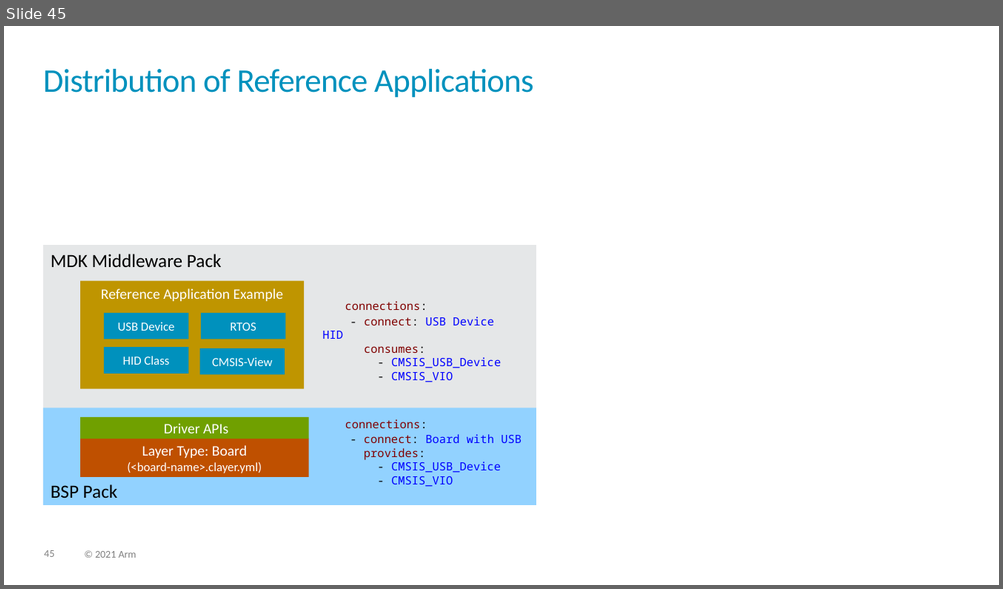
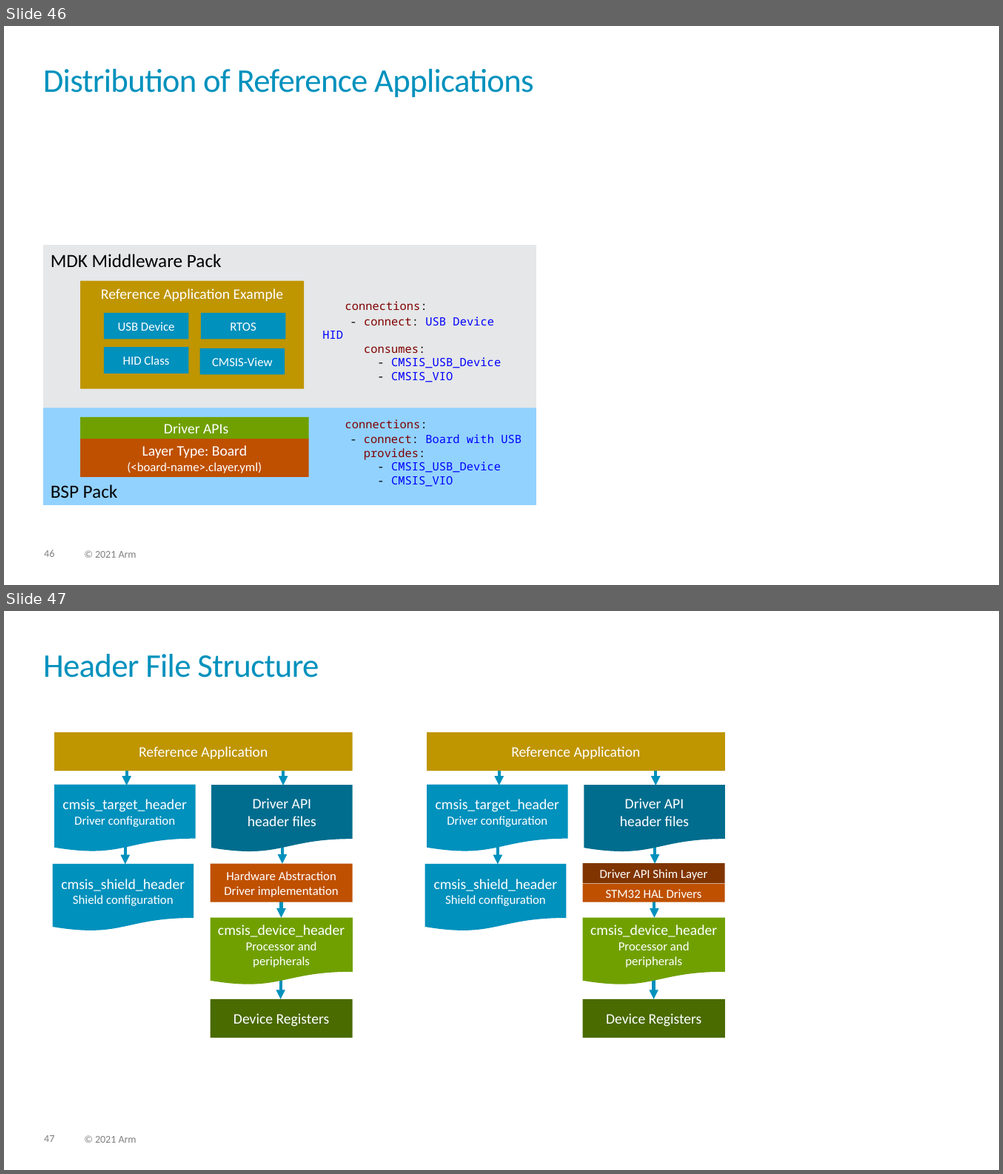
Before and after one commit to Open-CMSIS-Pack/cmsis-toolbox, a slide deck: docs/images/overview.pptx. Shown one above the other, each under a label of ours: slide 45 before the commit, slides 46 and 47 after it. The pictures are 1003x589 and 1003x1174 pixels, drawn with LibreOffice and Linux fonts; fonts in the diff are those of the drawing. Boxes give left, top, right and bottom in pixels: in the first picture for what was removed or moved away, otherwise in the second. Text is boxed around its words. In the diff, an @@ line names an element or a change of style, - is before the commit and + after.

Commit message:
Information about `cmsis_target_header` clearified

```diff
--- a/docs/images/overview.pptx
+++ b/docs/images/overview.pptx
@@ slide 47 added at bbox=[4, 611, 999, 1170], background #FFFFFF; not listed: 2 template elements that a slide beside it also shows @@
@@ title added at bbox=[43, 654, 318, 678], 32 pt, text #0091BD @@
+Header File Structure
@@ rectangle added at bbox=[54, 732, 353, 772], fill #BF9500, 14 pt, text #FFFFFF @@
+Reference Application
@@ rectangle added at bbox=[427, 732, 726, 772], fill #BF9500, 14 pt, text #FFFFFF @@
+Reference Application
@@ arrow added from (126, 766) to (126, 786), #0091BD 3 pt @@
@@ arrow added from (283, 766) to (283, 786), #0091BD 3 pt @@
@@ arrow added from (498, 766) to (498, 786), #0091BD 3 pt @@
@@ arrow added from (655, 766) to (655, 786), #0091BD 3 pt @@
@@ flow chart document added at bbox=[54, 785, 195, 852], fill #0091BD, 14 pt, text #FFFFFF @@
+cmsis_target_header
+Driver configuration
@@ flow chart document added at bbox=[211, 785, 353, 852], fill #006D8E, 14 pt, text #FFFFFF @@
+Driver API
+header files
@@ flow chart document added at bbox=[427, 785, 568, 852], fill #0091BD, 14 pt, text #FFFFFF @@
+cmsis_target_header
+Driver configuration
@@ flow chart document added at bbox=[583, 785, 725, 852], fill #006D8E, 14 pt, text #FFFFFF @@
+Driver API
+header files
@@ arrow added from (125, 845) to (125, 865), #0091BD 3 pt @@
@@ arrow added from (282, 844) to (282, 864), #0091BD 3 pt @@
@@ arrow added from (498, 845) to (498, 865), #0091BD 3 pt @@
@@ arrow added from (654, 844) to (654, 864), #0091BD 3 pt @@
@@ flow chart document added at bbox=[53, 864, 193, 931], fill #0091BD, 14 pt, text #FFFFFF @@
+cmsis_shield_header
+Shield configuration
@@ rectangle added at bbox=[210, 864, 353, 903], fill #BF5000, 12 pt, text #FFFFFF @@
+Hardware Abstraction
+Driver implementation
@@ flow chart document added at bbox=[425, 864, 566, 931], fill #0091BD, 14 pt, text #FFFFFF @@
+cmsis_shield_header
+Shield configuration
@@ rectangle added at bbox=[582, 863, 725, 883], fill #803600, 12 pt, text #FFFFFF @@
+Driver API Shim Layer
@@ arrow added from (282, 897) to (282, 917), #0091BD 3 pt @@
@@ rectangle added at bbox=[582, 884, 725, 903], fill #BF5000, 12 pt, text #FFFFFF @@
+STM32 HAL Drivers
@@ arrow added from (654, 897) to (654, 917), #0091BD 3 pt @@
@@ flow chart document added at bbox=[210, 917, 353, 985], fill #70A000, 12 pt, text #FFFFFF @@
+cmsis_device_header
+Processor and peripherals
@@ flow chart document added at bbox=[583, 917, 726, 985], fill #70A000, 12 pt, text #FFFFFF @@
+cmsis_device_header
+Processor and peripherals
@@ arrow added from (281, 965) to (281, 999), #0091BD 3 pt @@
@@ arrow added from (654, 965) to (654, 999), #0091BD 3 pt @@
@@ rectangle added at bbox=[210, 999, 353, 1039], fill #4A6B00, 14 pt, text #FFFFFF @@
+Device Registers
@@ rectangle added at bbox=[583, 999, 726, 1039], fill #4A6B00, 14 pt, text #FFFFFF @@
+Device Registers
@@ what was slide 45 is now slide 46 @@
```
Also in this commit, not shown: 1 other slide added, 3 other files.
